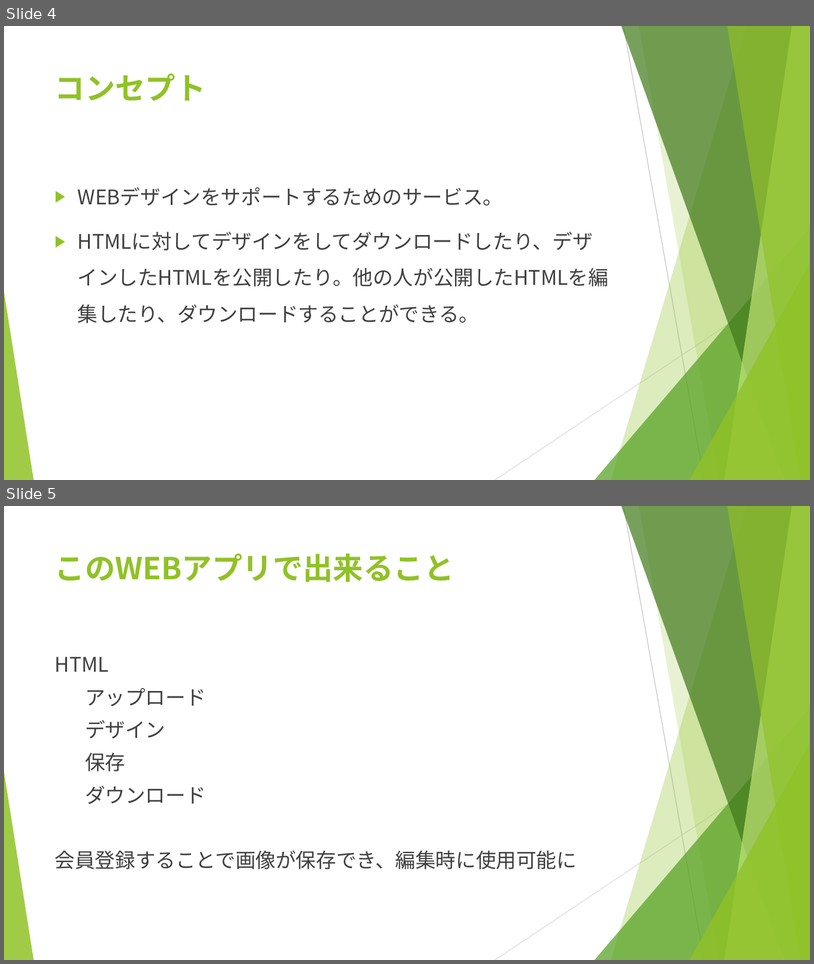
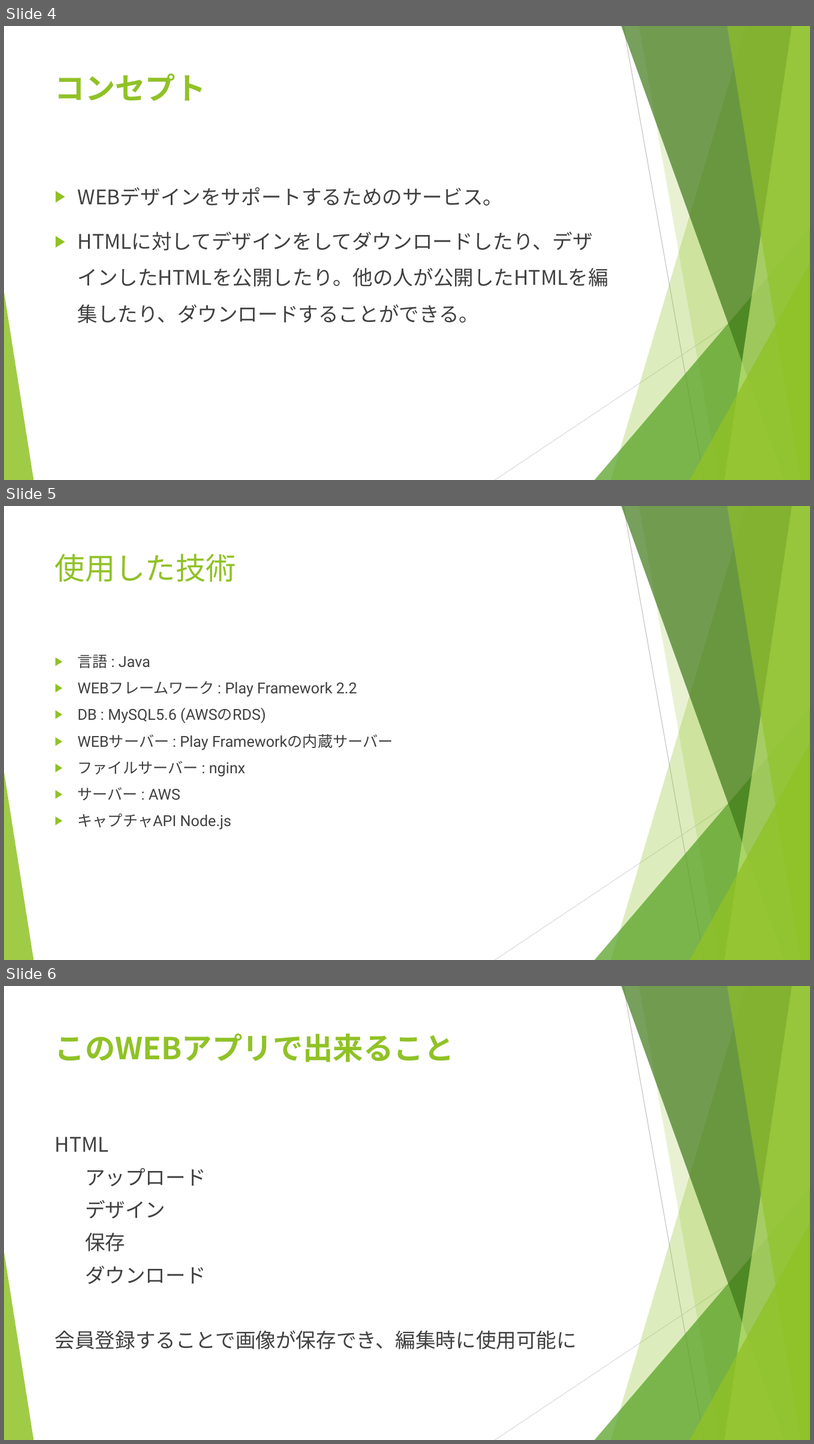
Before and after one commit to ColorSchemeSystem/CSS, a slide deck: CSS_プレゼン資料.pptx. Shown one above the other, each under a label of ours: slides 4 and 5 before the commit, slides 4, 5 and 6 after it. The pictures are 814x964 and 814x1444 pixels, drawn with LibreOffice and Linux fonts; fonts in the diff are those of the drawing. Boxes give left, top, right and bottom in pixels: in the first picture for what was removed or moved away, otherwise in the second. Text is boxed around its words. In the diff, an @@ line names an element or a change of style, - is before the commit and + after.

Commit message:
パワポに使った技術の項目を追加

```diff
--- a/CSS_プレゼン資料.pptx
+++ b/CSS_プレゼン資料.pptx
@@ slide 5 added at <box>4,506,810,960</box>, background #FFFFFF; not listed: 10 template elements that a slide beside it also shows @@
@@ title added at <box>55,553,236,582</box>, 36 pt, text #90C226 @@
+使用した技術
@@ text added at <box>78,654,393,829</box>, 18 pt, text #404040 @@
+▶ 言語 : Java
+▶ WEBフレームワーク : Play Framework 2.2
+▶ DB : MySQL5.6 (AWSのRDS)
+▶ WEBサーバー : Play Frameworkの内蔵サーバー
+▶ ファイルサーバー : nginx
+▶ サーバー : AWS
+▶ キャプチャAPI Node.js
@@ what was slide 5 is now slide 6 @@
```
Also in this commit, not shown: 1 slide changed.
